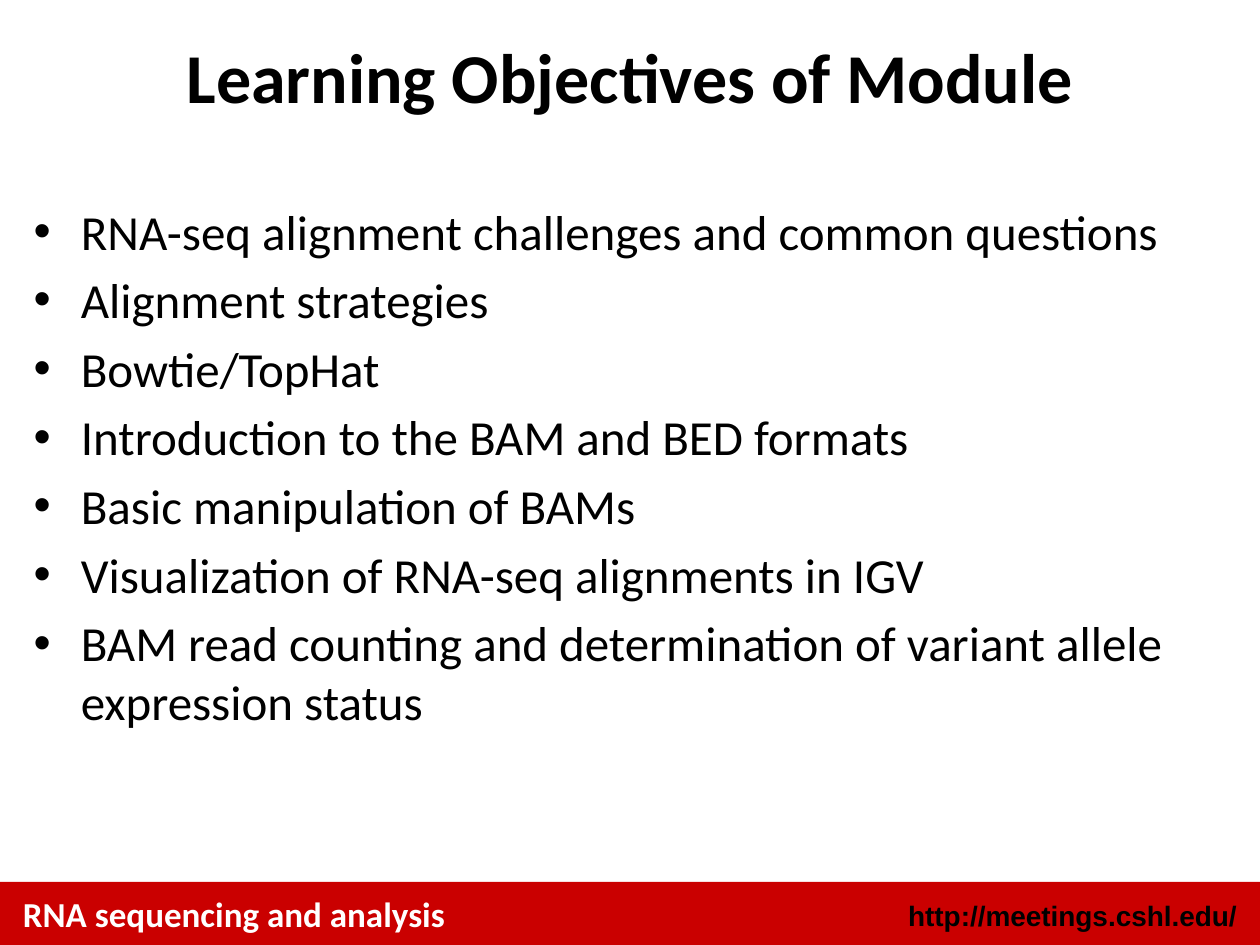
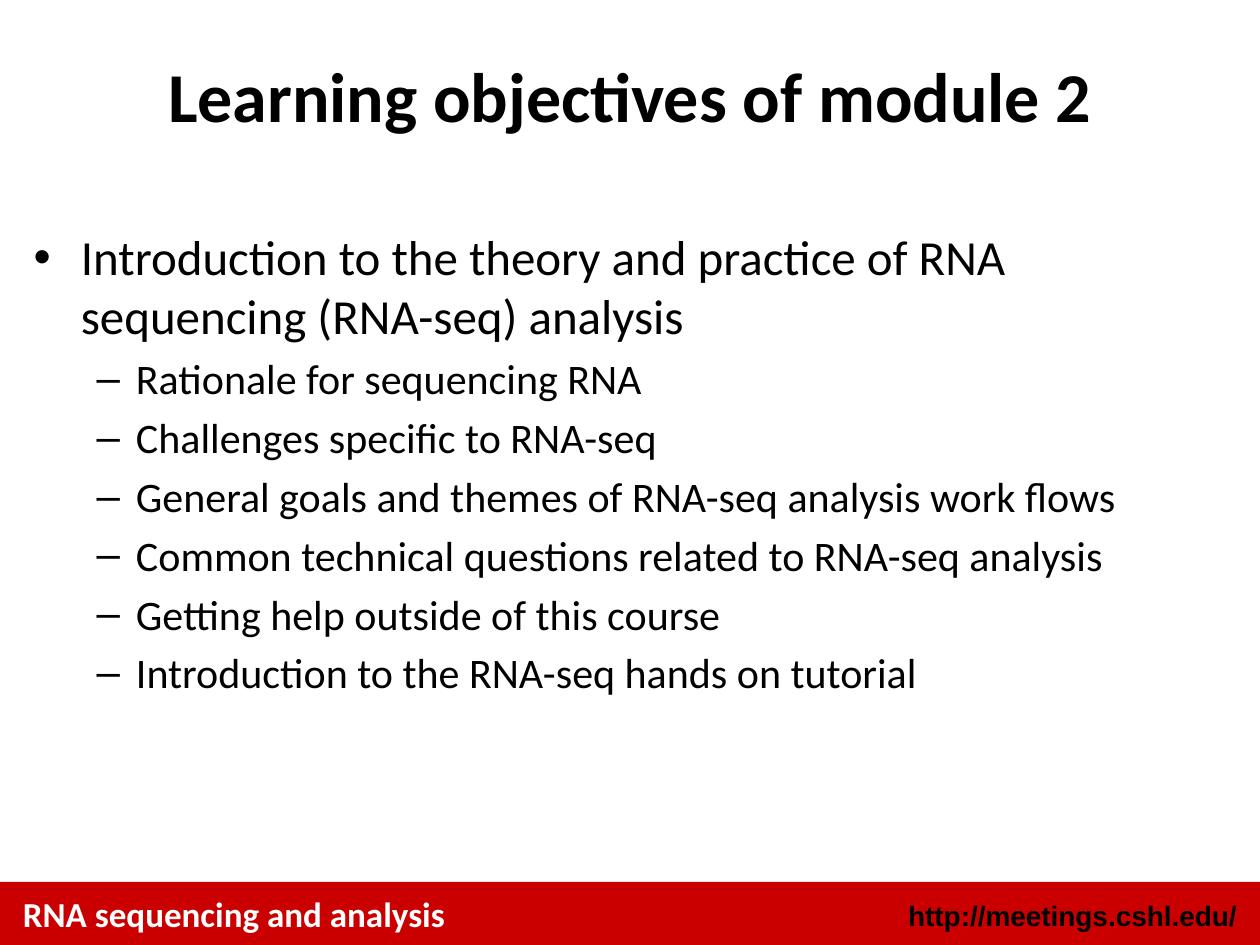
Before and after one commit to griffithlab/rnaseq_tutorial, a slide deck: slide 4 of lectures/cshl/2014/RNASeq_Module2_Lecture.pptx. Drawn at 1260x945 pixels with LibreOffice and Linux fonts; fonts in the diff are those of the drawing. Boxes give left, top, right and bottom in pixels: in the first picture for what was removed or moved away, otherwise in the second. Text is boxed around its words. In the diff, an @@ line names an element or a change of style, - is before the commit and + after.

Commit message:
harmonize module numbering with wiki numbering

```diff
--- a/lectures/cshl/2014/RNASeq_Module2_Lecture.pptx
+++ b/lectures/cshl/2014/RNASeq_Module2_Lecture.pptx
@@ title at [168,72,1091,134]: text changed @@
-Learning Objectives of Module
+Learning objectives of module 2
@@ text at [81,241,1115,695]: text changed; size 28 to 24 pt @@
-• RNA-seq alignment challenges and common questions
-• Alignment strategies
-• Bowtie/TopHat
-• Introduction to the BAM and BED formats
-• Basic manipulation of BAMs
-• Visualization of RNA-seq alignments in IGV
-• BAM read counting and determination of variant allele expression status
+• Introduction to the theory and practice of RNA sequencing (RNA-seq) analysis
+  – Rationale for sequencing RNA
+  – Challenges specific to RNA-seq
+  – General goals and themes of RNA-seq analysis work flows
+  – Common technical questions related to RNA-seq analysis
+  – Getting help outside of this course
+  – Introduction to the RNA-seq hands on tutorial
```
Also in this commit, not shown: 3 other slides changed, 21 slides added, 21 slides removed, 17 other files.
